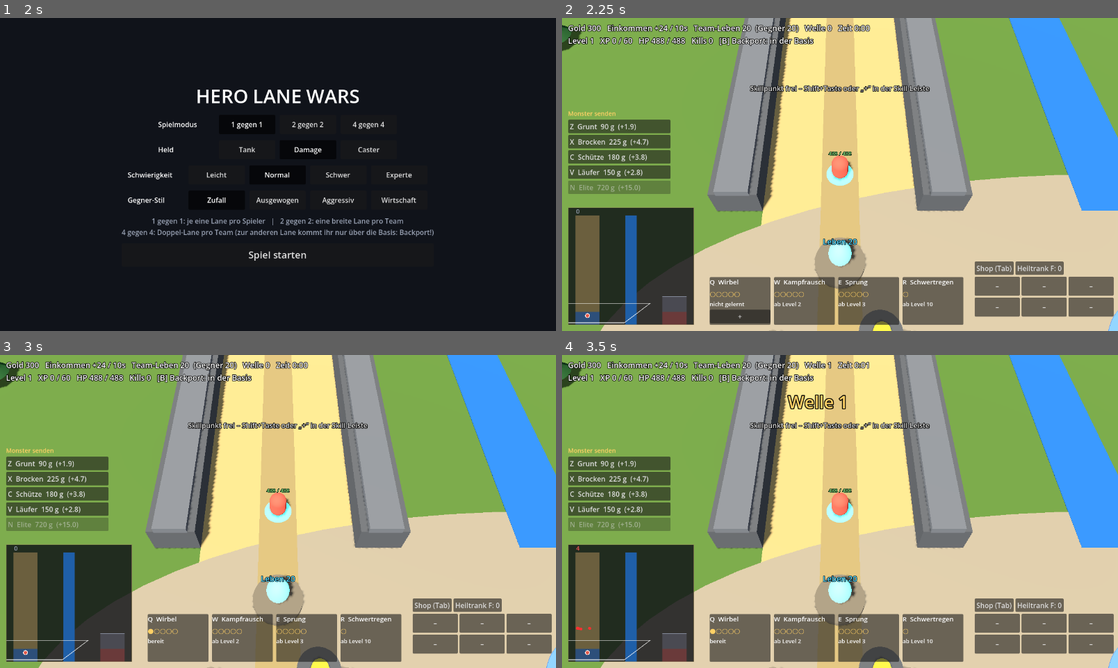
Above: before the commit, frames 1-4 (two rows, left to right).
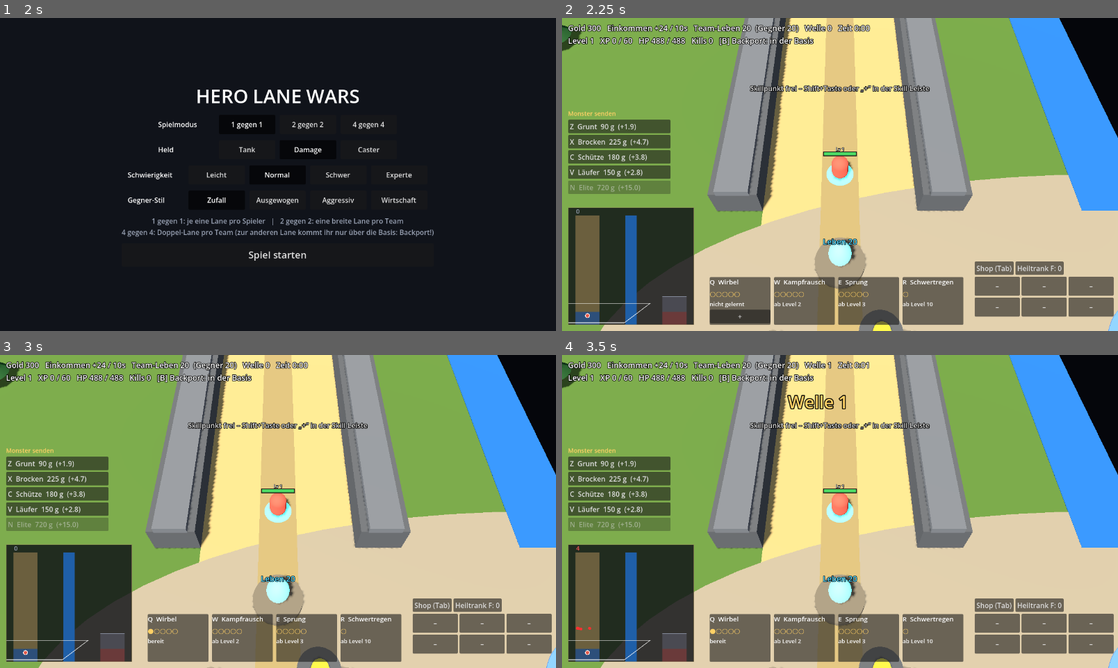
Above: after the commit, the same moments.

Repository: Tarux21/hero-lane-wars
Game: Godot game, scene res://scenes/main.tscn
Same seed, same stepped clock (60 frames per second), same inputs: the game is played once before the commit and once after it.
Inputs:
- Up to frame 1 (2 s): click "Normal" at 0.5 s; click "Normal" at 1.25 s
- Up to frame 2 (2.25 s): click "Spiel starten" at 2 s
- Up to frame 3 (3 s): click "+" at 2.75 s
- Up to frame 4 (3.5 s): no input

Frame 1 is identical in both runs. In frame 2, 2.2% of the frame differs, in the area x 46-100%, y 0-45%; in frame 3, 2.2%; in frame 4, 2.2%.

Commit message:
Godot: Gegner-Seite in 3D verdeckt (nur Minimap), Lebensbalken statt Zahlen
Co-Authored-By: Claude Sonnet 5.5 <noreply@anthropic.com>

Diff:
--- a/godot/scripts/game.gd
+++ b/godot/scripts/game.gd
@@ -435,6 +435,7 @@
 	add_child(sun)
 
 	_build_map()
+	_build_fog()
 
 	cam = Camera3D.new()
 	cam.fov = 45
@@ -601,6 +602,68 @@
 	return m
 
 
+## Gegner-Seite ist in der 3D-Ansicht verdeckt (schwarze Wand hinter dem Fluss): Infos dazu gibt nur die Minimap.
+func _build_fog() -> void:
+	if test_mode:
+		return
+	var river_x: float = (lane_xs[lanes_per_team - 1] + lane_xs[lanes_per_team]) / 2.0 + 2.5
+	var lane_len: float = cfg["laneLen"] * S
+	var box := MeshInstance3D.new()
+	var bm := BoxMesh.new()
+	bm.size = Vector3(200.0, 14.0, lane_len + 160.0)
+	box.mesh = bm
+	var mat := StandardMaterial3D.new()
+	mat.shading_mode = BaseMaterial3D.SHADING_MODE_UNSHADED
+	mat.albedo_color = Color("#0b0c10")
+	box.material_override = mat
+	box.cast_shadow = GeometryInstance3D.SHADOW_CASTING_SETTING_OFF
+	box.position = Vector3(river_x + 100.0, 7.0, -lane_len / 2.0)
+	add_child(box)
+
+
+## Lebensbalken (blickt immer zur Kamera). Gibt {node, fill, w} zurück; Füllung mit set_bar() ändern.
+func _make_bar(w: float, h: float, y: float) -> Dictionary:
+	var node := Node3D.new()
+	node.position.y = y
+	var back := MeshInstance3D.new()
+	var bq := QuadMesh.new()
+	bq.size = Vector2(w + 0.1, h + 0.1)
+	back.mesh = bq
+	back.material_override = _bar_mat(Color(0.05, 0.05, 0.05, 0.85), 0)
+	node.add_child(back)
+	var holder := Node3D.new()
+	holder.position.x = -w / 2.0
+	node.add_child(holder)
+	var fill := MeshInstance3D.new()
+	var fq := QuadMesh.new()
+	fq.size = Vector2(1.0, h)
+	fq.center_offset = Vector3(0.5, 0, 0)
+	fill.mesh = fq
+	fill.scale.x = w
+	fill.material_override = _bar_mat(Color("#4cd964"), 1)
+	holder.add_child(fill)
+	return {"node": node, "fill": fill, "w": w}
+
+
+func _bar_mat(col: Color, prio: int) -> StandardMaterial3D:
+	var m := StandardMaterial3D.new()
+	m.shading_mode = BaseMaterial3D.SHADING_MODE_UNSHADED
+	m.transparency = BaseMaterial3D.TRANSPARENCY_ALPHA
+	m.billboard_mode = BaseMaterial3D.BILLBOARD_ENABLED
+	m.billboard_keep_scale = true
+	m.no_depth_test = true
+	m.render_priority = prio
+	m.albedo_color = col
+	return m
+
+
+func _set_bar(fill: MeshInstance3D, w: float, frac: float, ally: bool) -> void:
+	frac = clampf(frac, 0.0, 1.0)
+	fill.scale.x = maxf(0.001, w * frac)
+	var c: Color = Color("#4cd964").lerp(Color("#ff4d3d"), 1.0 - frac) if ally else Color("#e0453a")
+	(fill.material_override as StandardMaterial3D).albedo_color = c
+
+
 func _mat(col: Color) -> StandardMaterial3D:
 	var mat := StandardMaterial3D.new()
 	mat.albedo_color = col
@@ -976,7 +1039,8 @@
 	var m := _mini_map()
 	var wx: float = m["x_min"] + pos.x / m["sx"]
 	var wz: float = m["z_top"] + (pos.y - m["top"]) / m["sy"]
-	cam_focus = Vector3(wx, 0.0, clampf(wz, m["z_top"], m["z_bot"]))
+	var own_x_max: float = lane_xs[lanes_per_team - 1] + lane_half_g * S      # Gegner-Seite ist nicht einsehbar
+	cam_focus = Vector3(minf(wx, own_x_max), 0.0, clampf(wz, m["z_top"], m["z_bot"]))
 	cam_free = true
 	mini.accept_event()
 
@@ -1090,9 +1154,11 @@
 	var team_ring := _cyl(Vector3(0, 0.05, 0), 1.0, 0.04, team_col, team_col)
 	remove_child(team_ring)
 	node.add_child(team_ring)
-	var lab := _label3d("", 36, Color("#7be07b") if side_idx == 0 else Color("#ff9a8a"))
-	lab.position.y = 2.7
+	var lab := _label3d("", 30, Color("#e8e8e8"))
+	lab.position.y = 3.2
 	node.add_child(lab)
+	var hbar := _make_bar(2.2, 0.22, 2.65)
+	node.add_child(hbar["node"])
 	add_child(node)
 	var ring := _cyl(Vector3(0, 0.08, 0), 1.6, 0.04, Color("#7fd6ff"), Color("#7fd6ff"))   # Backport-Anzeige am Boden
 	ring.visible = false
@@ -1100,7 +1166,7 @@
 	node.add_child(ring)
 	return {"key": key, "d": d, "side": sides[side_idx], "bot": bot, "slot": slot, "home_y": home_y, "lane": lane_k,
 		"x": 120.0, "y": home_y, "lvl": 1, "xp": 0.0, "hp": float(d["hp"]), "dead": 0.0, "mul": 1.0,
-		"atk_t": 0.0, "target": null, "move_to": null, "deaths": 0, "node": node, "label": lab,
+		"atk_t": 0.0, "target": null, "move_to": null, "deaths": 0, "node": node, "label": lab, "bar": hbar["fill"], "bar_w": hbar["w"],
 		"bp": 0.0, "bp_cd": 0.0, "ring": ring,
 		"gold": float(cfg["startGold"]), "income": float(cfg["baseIncome"]),     # jeder Spieler hat eigenes Gold und Einkommen
 		"ranks": [0, 0, 0, 0], "cds": [0.0, 0.0, 0.0, 0.0], "sp": 1, "buffs": {}, "leap": null,
@@ -1368,6 +1434,7 @@
 	var u: Dictionary = Data.units[type]
 	var m := _hp_mult()
 	var node: Node3D = null
+	var bar: Dictionary = {}
 	if not test_mode:
 		node = Node3D.new()
 		var body := MeshInstance3D.new()
@@ -1378,6 +1445,9 @@
 		body.position.y = sph.radius
 		body.material_override = _mat(Color.html(u["col"]))
 		node.add_child(body)
+		var bw := maxf(0.9, float(u["r"]) * S * 2.4)
+		bar = _make_bar(bw, 0.14 if type != "boss" else 0.28, float(u["r"]) * S * 2.0 + 0.45)
+		node.add_child(bar["node"])
 		add_child(node)
 	var ly: float = lane_half_g - 16.0
 	sides[side_idx]["units"].append({"type": type, "lane": lane, "side_idx": side_idx, "from_side": from_side,
@@ -1385,7 +1455,7 @@
 		"hp": float(u["hp"]) * m, "max": float(u["hp"]) * m,
 		"dmg": float(u["dmg"]) * (1.0 + float(cfg["unitDmgScale"]) * (m - 1.0)),
 		"spd": float(u["spd"]) * spd_mul * float(cfg["speedMul"]), "range": float(u["range"]),
-		"armor": float(u["armor"]), "r": float(u["r"]), "atk_t": 0.0, "node": node, "def": u,
+		"armor": float(u["armor"]), "r": float(u["r"]), "atk_t": 0.0, "node": node, "def": u, "bar": bar.get("fill"), "bar_w": bar.get("w", 1.0),
 		"stun": 0.0, "slow": 0.0, "burn": 0.0, "burn_dps": 0.0, "burn_t": 0.0, "bleed": 0.0, "bleed_pct": 0.0, "bleed_t": 0.0,
 		"torm_t": 0.0, "torm_tick": 0.0, "torm_dmg": 0.0, "torm_cd": 0.0, "last_p": {},
 		"boss": type == "boss", "phase": 1, "base": float(u["spd"]) * spd_mul * float(cfg["speedMul"]), "stomp_t": 5.0, "summon_t": 12.0})
@@ -2183,14 +2253,22 @@
 	var hn: Node3D = hero["node"]
 	for p in players:                    # alle Helden: Position, Sichtbarkeit, Lebensanzeige
 		var pn: Node3D = p["node"]
-		pn.visible = p["dead"] <= 0.0
+		pn.visible = p["dead"] <= 0.0 and p["side"]["idx"] == hero["side"]["idx"]      # Gegner-Seite bleibt verdeckt
 		pn.position = _wp(p["x"], p["y"], p["side"]["idx"])
-		p["label"].text = "%d / %d" % [int(p["hp"]), int(skills.h_max_hp(p))]
+		p["label"].text = "Lv %d" % p["lvl"]
+		_set_bar(p["bar"], p["bar_w"], p["hp"] / skills.h_max_hp(p), p["side"]["idx"] == hero["side"]["idx"])
 	for s in sides:                      # alle Monster beider Seiten
 		for u in s["units"]:
 			var n: Node3D = u["node"]
 			n.position = _wp(u["x"], u["y"], s["idx"])
+			n.visible = s["idx"] == hero["side"]["idx"]
+			_set_bar(u["bar"], u["bar_w"], u["hp"] / u["max"], true)
+	var fog_x: float = lane_xs[lanes_per_team - 1] + lane_half_g * S + WALL
+	for fx in fx_list:                   # Effekte und Zahlen auf der Gegner-Seite ausblenden
+		var fnode: Node3D = fx["node"]
+		fnode.visible = fnode.position.x < fog_x
 	for f in texts.duplicate():
+		f["node"].visible = f["node"].position.x < fog_x
 		f["t"] -= delta
 		f["node"].position.y += 1.5 * delta
 		if f["t"] <= 0.0:
